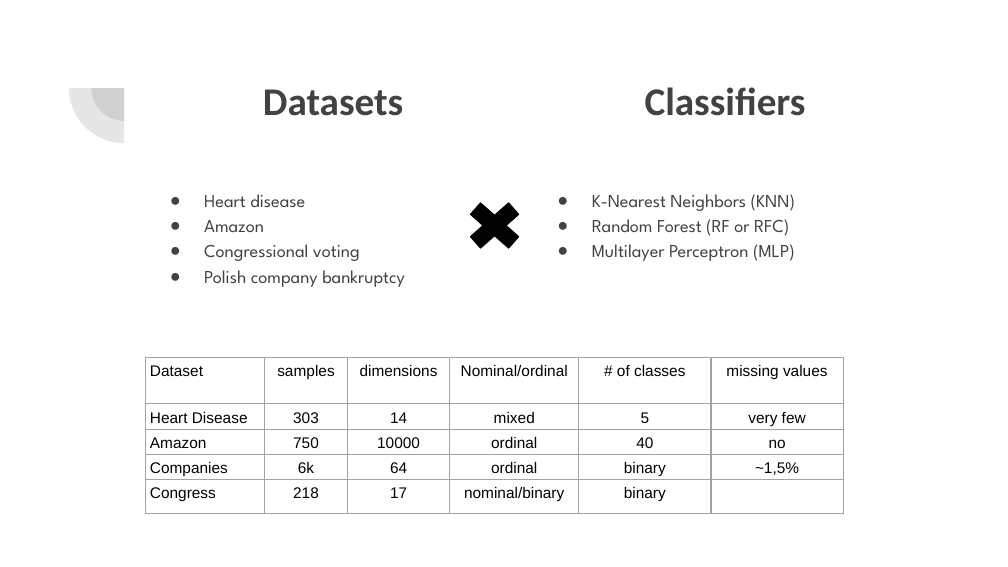
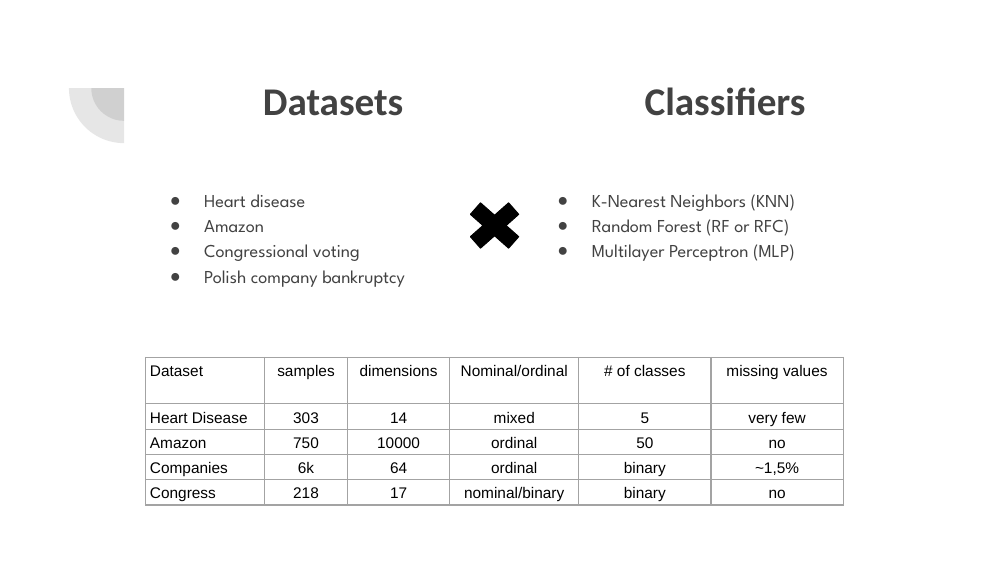
Before and after one commit to hitimr/ML_2020, a slide deck: slide 2 of Ex1/ML_Group8_Presentation.pptx. Drawn at 1008x567 pixels with LibreOffice and Linux fonts; fonts in the diff are those of the drawing. Boxes give left, top, right and bottom in pixels: in the first picture for what was removed or moved away, otherwise in the second. Text is boxed around its words. In the diff, an @@ line names an element or a change of style, - is before the commit and + after.

```diff
--- a/Ex1/ML_Group8_Presentation.pptx
+++ b/Ex1/ML_Group8_Presentation.pptx
@@ table at (146,358,844,567) @@
-row 3, column 5: 40
+row 3, column 5: 50
-row 5, column 6: 
+row 5, column 6: no
```
Also in this commit, not shown: 4 other slides changed, 58 other files.
